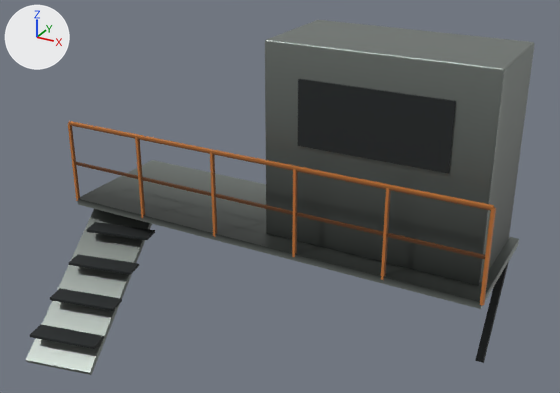
Renders of the glTF model assets/models/dressing/catwalk_office.glb from each side of a commit.
The view is the same before and after, from a camera (50 mm lens) standing at (3.88, -6.44, 5.19) and looking at (0.21, 0.23, 1.86). Arrows for +X, +Y and +Z are at upper left; the lights stay in place. The first picture is the older version. Vertices at exactly the same position are counted once.

Objects in the first picture: 'CatwalkOffice'.
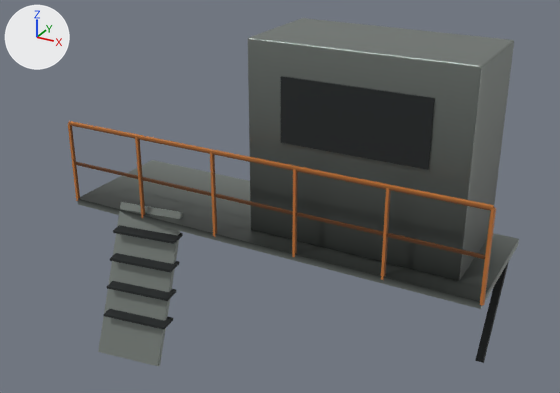
The newer file is also turned or shifted as a whole; pictures and numbers use the older file's frame.

Patch to the scene script:
```diff
--- a/assets/models/dressing/catwalk_office.glb.py
+++ b/assets/models/dressing/catwalk_office.glb.py
@@ me_cube @@
 # used by ob_catwalkoffice; location = (0.0, 0.0, 0.0)
-me_cube.from_pydata(...)  # 212 vertices, 348 faces; spans x -2.52..2.52, y -1.5..1.5, z 0.0..3.51
+me_cube.from_pydata(...)  # 204 vertices, 336 faces; spans x -2.52..2.52, y -0.71..1.5, z -0.23..3.51
+# me_cube part 1: the loose piece of 8 vertices spanning x -2.11..-1.29, y -1.4..-1.01, z 0.3..0.33 is deleted
+# me_cube part 2
+# 64 vertices in x 0.0..2.4, y 0.25..1.47, z 1.31..3.51 move by (-0.2, 0.0, 0.0)
+# me_cube part 3
+# 40 vertices move from x -2.51..-1.29, y -1.5..0.69, z 0.0..1.33 to x -1.85..-0.9, y -0.71..0.2, z -0.23..1.42
+# me_cube part 4: 122 kept faces spanning x -2.52..2.52, y -0.71..1.5, z -0.23..3.51 get new vertex colours
 me_cube.materials.append(mat_steel)
```

Boxes (x1, y1, x2, y2) around the edits, measured in the pictures (560 x 393 px; the box of a moved part takes in the faces that stretch with it):
'CatwalkOffice', reshaped (11% narrower): before (26, 20, 535, 375); after (68, 18, 519, 366)
part 1 of me_cube, deleted: before (30, 324, 104, 349)
part 2 of me_cube, moved or reshaped: before (265, 24, 535, 286); after (248, 18, 514, 281)
part 3 of me_cube, moved or reshaped: before (26, 209, 155, 375); after (98, 202, 183, 366)
part 4 of me_cube, edited (looks the same): (70, 79, 519, 301) in both
